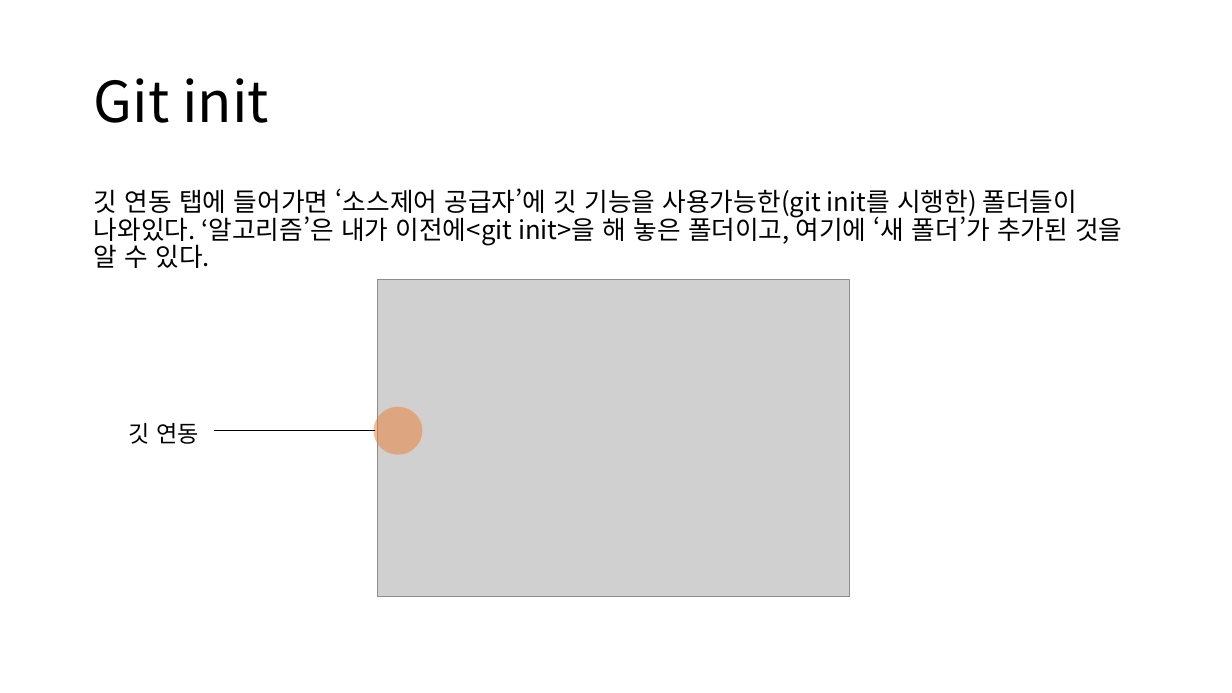
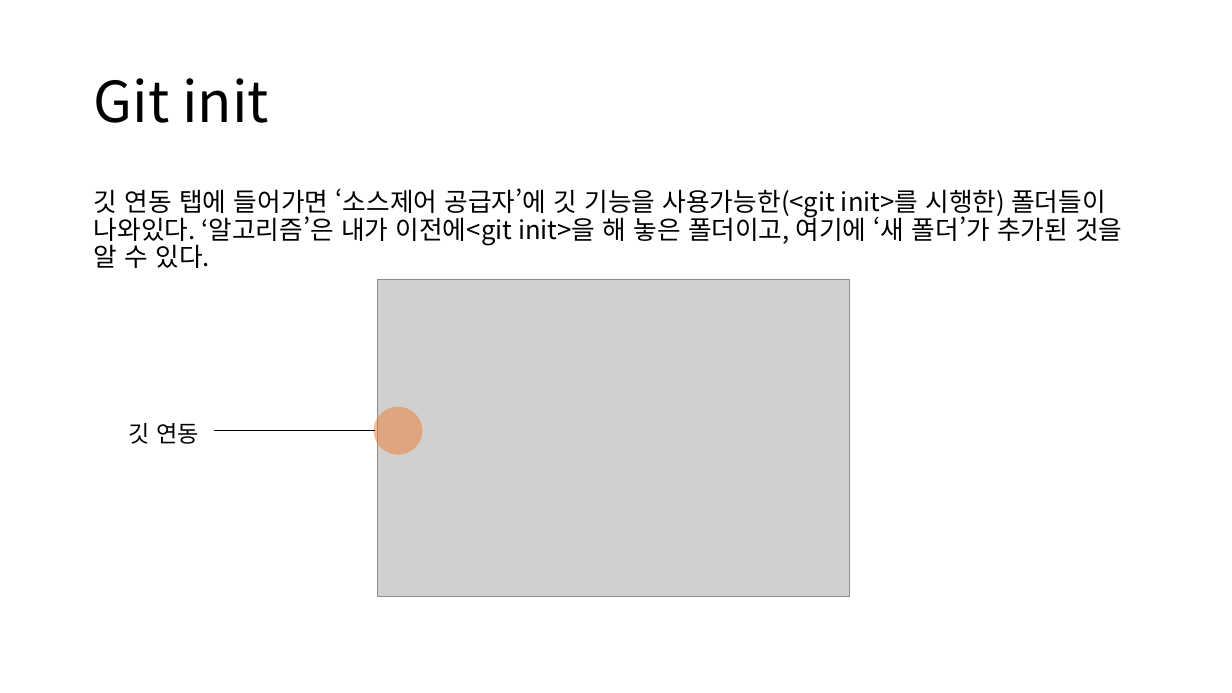
Before and after one commit to Likelion-Algorithm/AlgoStudy, a slide deck: slide 8 of 깃 사용법 정리.pptx. Drawn at 1232x693 pixels with LibreOffice and Linux fonts; fonts in the diff are those of the drawing; grey boxes stand for pictures. Boxes give left, top, right and bottom in pixels: in the first picture for what was removed or moved away, otherwise in the second. Text is boxed around its words. In the diff, an @@ line names an element or a change of style, - is before the commit and + after.

Commit message:
깃 사용법 수정

```diff
--- a/깃 사용법 정리.pptx
+++ b/깃 사용법 정리.pptx
@@ text at bbox=[94, 188, 1122, 268]: text changed @@
-깃 연동 탭에 들어가면 ‘소스제어 공급자’에 깃 기능을 사용가능한(git init를 시행한) 폴더들이 나와있다. ‘알고리즘’은 내가 이전에<git init>을 해 놓은 폴더이고, 여기에 ‘새 폴더’가 추가된 것을 알 수 있다.
+깃 연동 탭에 들어가면 ‘소스제어 공급자’에 깃 기능을 사용가능한(<git init>를 시행한) 폴더들이 나와있다. ‘알고리즘’은 내가 이전에<git init>을 해 놓은 폴더이고, 여기에 ‘새 폴더’가 추가된 것을 알 수 있다.
```
Also in this commit, not shown: 11 other slides changed.
